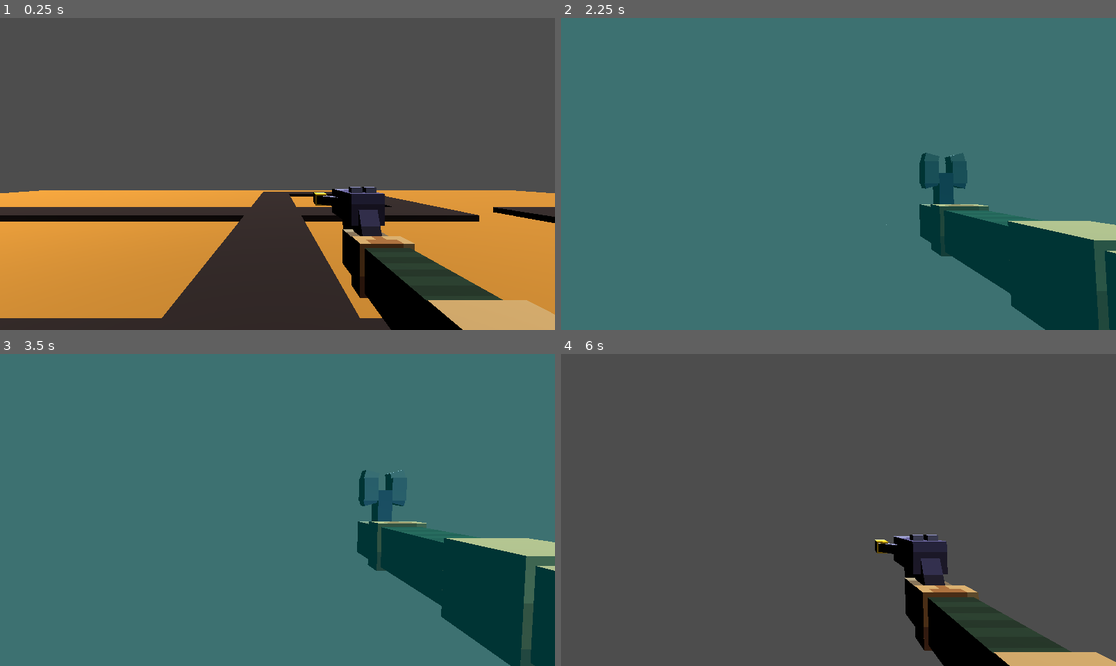
Above: before the commit, frames 1-4 (two rows, left to right).
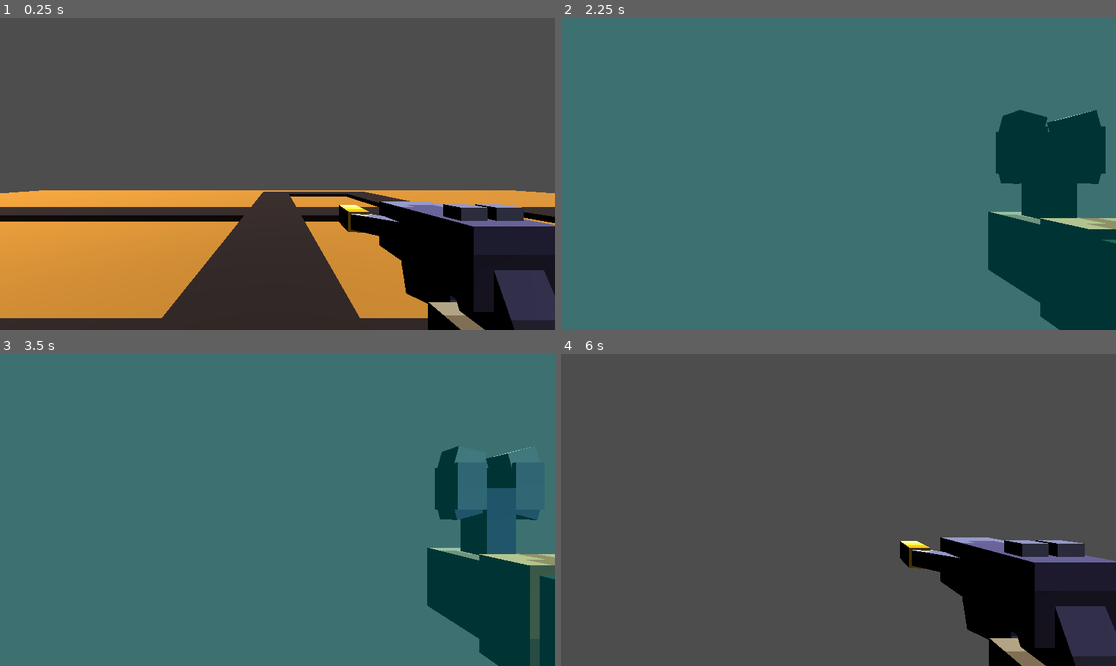
Above: after the commit, the same moments.

Repository: GuiguiSlide/projet_gamejam_2025_cesi
Game: Godot game, scene res://main.tscn
The game is run twice, just before and just after one commit, with the same random seed, the same clock (stepped at 60 frames per second) and the same inputs.
Inputs (mouse positions are in pixels of both pictures, inside the frame that each line leads up to):
- Up to frame 1 (0.25 s): no input
- Up to frame 2 (2.25 s): tap Enter at 0.5 s; move the mouse to (866, 174) at 0.52 s; press the mouse at (866, 174) at 0.53 s; hold W (forward) from 0.53 s (still down); tap Space (jump) at 0.77, 1.52 s; move the mouse to (810, 174) at 1.27 s; release the mouse at (810, 174) at 1.28 s; tap 1 (weapon1) at 1.35 s; move the mouse to (849, 167) at 2.02 s; hold 2 (weapon2) from 2.03 s (still down)
- Up to frame 3 (3.5 s): keep holding W (forward); tap Space (jump) at 2.75, 3.02 s; move the mouse to (271, 516) at 2.77 s; release 2 (weapon2) at 2.78 s; click (271, 516) at 2.85 s
- Up to frame 4 (6 s): tap Enter at 3.5, 5 s; move the mouse to (877, 513) at 3.52 s; hold 1 (weapon1) 3.53-4.28 s; tap Space (jump) at 3.77, 4.25, 4.52, 5.75 s; move the mouse to (794, 506) at 4.27 s; tap 2 (weapon2) at 4.35 s; move the mouse to (844, 510) at 5.02 s; press the mouse at (844, 510) at 5.03 s; move the mouse to (816, 503) at 5.77 s; release W (forward) at 5.78 s; release the mouse at (816, 503) at 5.78 s; hold D (right) from 5.78 s (still down); tap 1 (weapon1) at 5.85 s

The runs differ from the first frame. In frame 1, 14% of the frame differs, in the area x 56-100%, y 54-100%; in frame 2, 11%; in frame 3, 8.0%; in frame 4, 15%, in the area x 56-100%, y 57-100%.

Commit message:
FISHES

Diff:
--- a/enemypath.gd
+++ b/enemypath.gd
@@ -1,6 +1,7 @@
 extends Node3D
 
 @onready var body = $StaticBody3D
+@onready var anim = $StaticBody3D/blockbench_export/AnimationPlayer
 var speed = 2.0
 var health = 100.0
 var instructions = [
@@ -47,6 +48,9 @@
 	queue_free()
 
 func _physics_process(delta):
+
+	anim.play("walk")
+
 	if current_instruction >= instructions.size():
 		return
 
--- a/enemypath.tscn
+++ b/enemypath.tscn
@@ -12,7 +12,6 @@
 collision_layer = 4
 
 [node name="blockbench_export" parent="StaticBody3D" instance=ExtResource("2_wrq13")]
-transform = Transform3D(1, 0, 0, 0, 1, 0, 0, 0, 1, 0, -0.360342, 0)
 
 [node name="CollisionShape3D" type="CollisionShape3D" parent="StaticBody3D"]
 shape = SubResource("SphereShape3D_8xmgw")
--- a/player.gd
+++ b/player.gd
@@ -7,8 +7,8 @@
 const TOWER_SCENE = preload("res://towertemplate.tscn")
 
 @onready var cam: Camera3D = $arm/Camera3D
-@onready var pistol: Node3D = $arm/pistol
-@onready var wrench: Node3D = $arm/wrench
+@onready var pistol: Node3D = $arm/Camera3D/pistol
+@onready var wrench: Node3D = $arm/Camera3D/wrench
 @onready var blue_filter: ColorRect = $arm/Camera3D/ColorRect
 
 var gravity = ProjectSettings.get_setting("physics/3d/default_gravity")
--- a/player.tscn
+++ b/player.tscn
@@ -16,14 +16,6 @@
 [node name="arm" type="Node3D" parent="."]
 unique_name_in_owner = true
 
-[node name="pistol" parent="arm" instance=ExtResource("1_4flbx")]
-unique_name_in_owner = true
-transform = Transform3D(-4.37114e-08, 0, -1, 0, 1, 0, 1, 0, -4.37114e-08, 0.30201, -0.328401, 0.0665103)
-
-[node name="wrench" parent="arm" instance=ExtResource("3_hqtel")]
-unique_name_in_owner = true
-transform = Transform3D(-4.37114e-08, 0, -1, 0, 1, 0, 1, 0, -4.37114e-08, 0.384353, -0.205622, 0)
-
 [node name="Camera3D" type="Camera3D" parent="arm"]
 unique_name_in_owner = true
 
@@ -35,5 +27,13 @@
 grow_vertical = 2
 color = Color(0, 1, 1, 0.203922)
 
+[node name="pistol" parent="arm/Camera3D" instance=ExtResource("1_4flbx")]
+unique_name_in_owner = true
+transform = Transform3D(-4.37114e-08, 0, -1, 0, 1, 0, 1, 0, -4.37114e-08, 0.30201, -0.328401, 0.489398)
+
+[node name="wrench" parent="arm/Camera3D" instance=ExtResource("3_hqtel")]
+unique_name_in_owner = true
+transform = Transform3D(-4.37114e-08, 0, -1, 0, 1, 0, 1, 0, -4.37114e-08, 0.384353, -0.205622, 0.375863)
+
 [node name="projectile" parent="." instance=ExtResource("3_i3pqv")]
 unique_name_in_owner = true
Not shown, added: fishlv4.gltf
Not shown, added: fishlv4.gltf.import
Binary file added: fishlv4_0.png
Not shown, added: fishlv4_0.png.import
Not shown, added: fishlv5.gltf
Not shown, added: fishlv5.gltf.import
Binary file added: fishlv5_0.png
Not shown, added: fishlv5_0.png.import
Not shown, added: fishlv6.gltf
Not shown, added: fishlv6.gltf.import
Binary file added: fishlv6_0.png
Not shown, added: fishlv6_0.png.import
